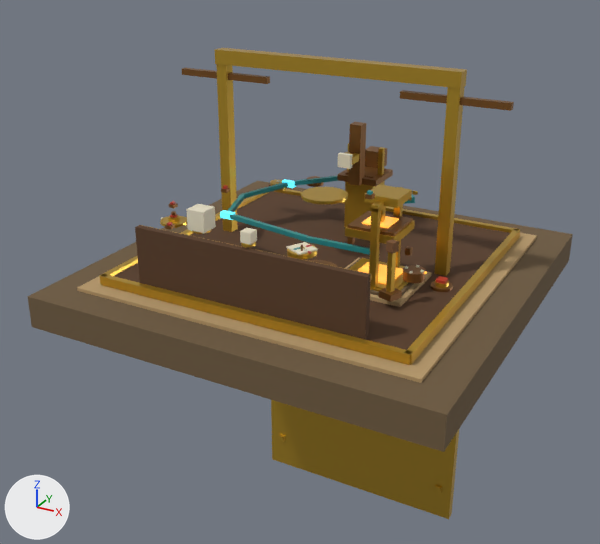
Renders of the Blender file blends/props/observatory_platform.blend from each side of a commit.
Before and after are seen from a 50 mm lens placed at (5.56, -10.9, 5.14), pointed at (-0.66, 0.42, -0.52). Every picture has the same lights, and +X, +Y and +Z are marked at lower left. The older version comes first.

Names of what the first picture shows: 'AetherReservoir', 'InscribeLever', 'Pipes', 'Platform', 'PressPlaten', 'TelescopeMount', 'VoidWindow' and 17 more.
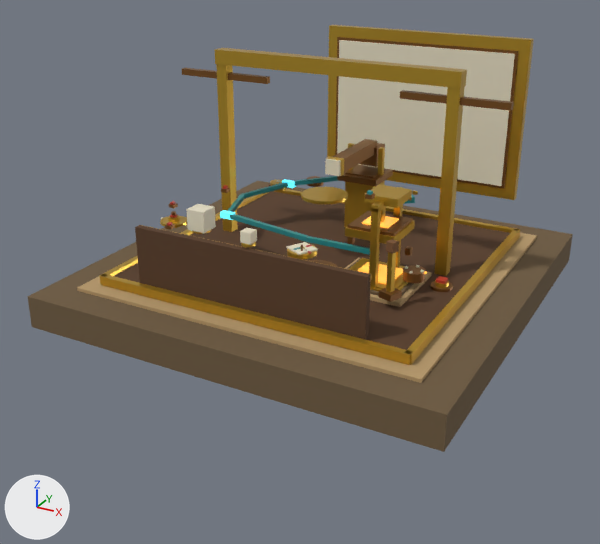
Commit message: Observatory: void window on north wall, telescope tube points at it

Patch to the scene script:
```diff
--- a/blends/props/observatory_platform.blend.py
+++ b/blends/props/observatory_platform.blend.py
@@ me_voidwindow @@
 # used by ob_voidwindow; location = (0.0, 0.0, 0.0)
-me_voidwindow.from_pydata(...)  # 56 vertices, 42 faces; spans x -1.95..1.95, y 1.49..1.7, z -5.53..-2.63
+me_voidwindow.from_pydata(...)  # 56 vertices, 42 faces; spans x -1.95..1.95, y 3.87..4.08, z 0.15..3.05
+# me_voidwindow part 1: the loose piece of 8 vertices spanning x -1.95..1.95, y 1.54..1.7, z -5.53..-2.63 is moved by (0.0, 2.38, 5.68)
+# me_voidwindow part 2: the loose piece of 8 vertices spanning x -1.75..1.75, y 1.57..1.67, z -5.27..-2.77 is moved by (0.0, 2.32, 5.62)
+# me_voidwindow part 3: the loose piece of 8 vertices spanning x -1.7..1.7, y 1.57..1.63, z -5.2..-2.8 is moved by (0.0, 2.3, 5.6)
+# me_voidwindow part 4: the loose piece of 8 vertices spanning x 1.64..1.76, y 1.49..1.61, z -4.96..-4.84 is moved by (0.0, 2.43, 5.6)
+# me_voidwindow part 5: the loose piece of 8 vertices spanning x -1.76..-1.64, y 1.49..1.61, z -4.96..-4.84 is moved by (0.0, 2.43, 5.6)
+# other edits to the shape of me_voidwindow do not show in these pictures
 me_voidwindow.materials.append(mat_palette_001)
@@ me_telescopemount @@
 # used by ob_telescopemount; location = (0.0, 0.0, 0.0)
-me_telescopemount.from_pydata(...)  # 112 vertices, 74 faces; spans x -0.36..0.36, y -0.36..2.05, z 0.1..1.95
+me_telescopemount.from_pydata(...)  # 112 vertices, 74 faces; spans x -0.36..0.36, y -0.36..1.91, z 0.1..1.58
+# me_telescopemount part 6: the loose piece of 8 vertices spanning x -0.1..0.1, y 1.05..1.25, z 0.95..1.95 is scaled about its middle by (1.1, 7, 0.22), then moved by (0.0, -0.15, 0.0)
+# me_telescopemount part 7: the loose piece of 8 vertices spanning x -0.12..0.12, y 0.73..0.97, z 1.39..1.51 is scaled about its middle by (1.08, 0.417, 2.17), then moved by (0.0, -0.5, 0.0)
+# me_telescopemount part 8: the loose piece of 8 vertices spanning x -0.11..0.11, y 0.66..0.74, z 1.34..1.56 is moved by (0.0, -0.42, 0.0)
+# me_telescopemount part 9: the loose piece of 8 vertices spanning x -0.15..0.15, y 1.75..2.05, z 1.05..1.35 is moved by (0.0, -0.15, 0.1)
 me_telescopemount.materials.append(mat_palette_002)
```

Where the change shows, as pixel boxes (x1, y1, x2, y2) in the pictures (600 x 544 px; the box of a moved part takes in the faces that stretch with it):
'VoidWindow', reshaped
    before: (271, 400, 459, 519)
    after: (327, 25, 534, 200)
'TelescopeMount', reshaped (16% shorter)
    before: (301, 122, 393, 227)
    after: (301, 139, 393, 227)
part 1 of me_voidwindow, moved or reshaped
    before: (271, 400, 459, 519)
    after: (327, 25, 534, 200)
part 2 of me_voidwindow, moved or reshaped (not visible before)
    after: (335, 37, 519, 189)
part 3 of me_voidwindow, moved or reshaped (not visible before)
    after: (337, 40, 515, 186)
part 4 of me_voidwindow, moved or reshaped (not visible afterwards)
    before: (434, 485, 442, 493)
part 5 of me_voidwindow, moved or reshaped (not visible afterwards)
    before: (278, 435, 285, 442)
part 6 of me_telescopemount, moved or reshaped
    before: (348, 122, 366, 186)
    after: (332, 139, 377, 172)
part 7 of me_telescopemount, moved or reshaped
    before: (345, 152, 359, 165)
    after: (326, 156, 344, 176)
part 8 of me_telescopemount, moved or reshaped
    before: (338, 152, 353, 169)
    after: (325, 158, 341, 176)
part 9 of me_telescopemount, moved or reshaped
    before: (365, 146, 387, 168)
    after: (359, 143, 385, 167)
